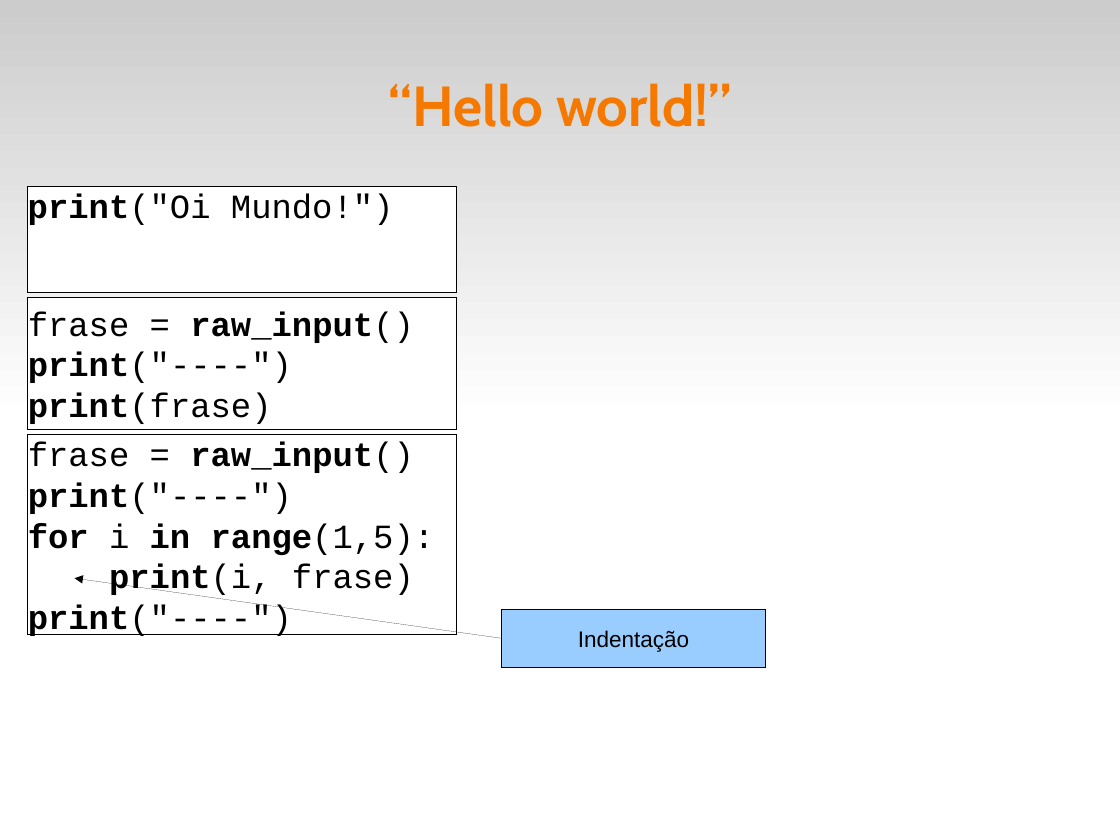
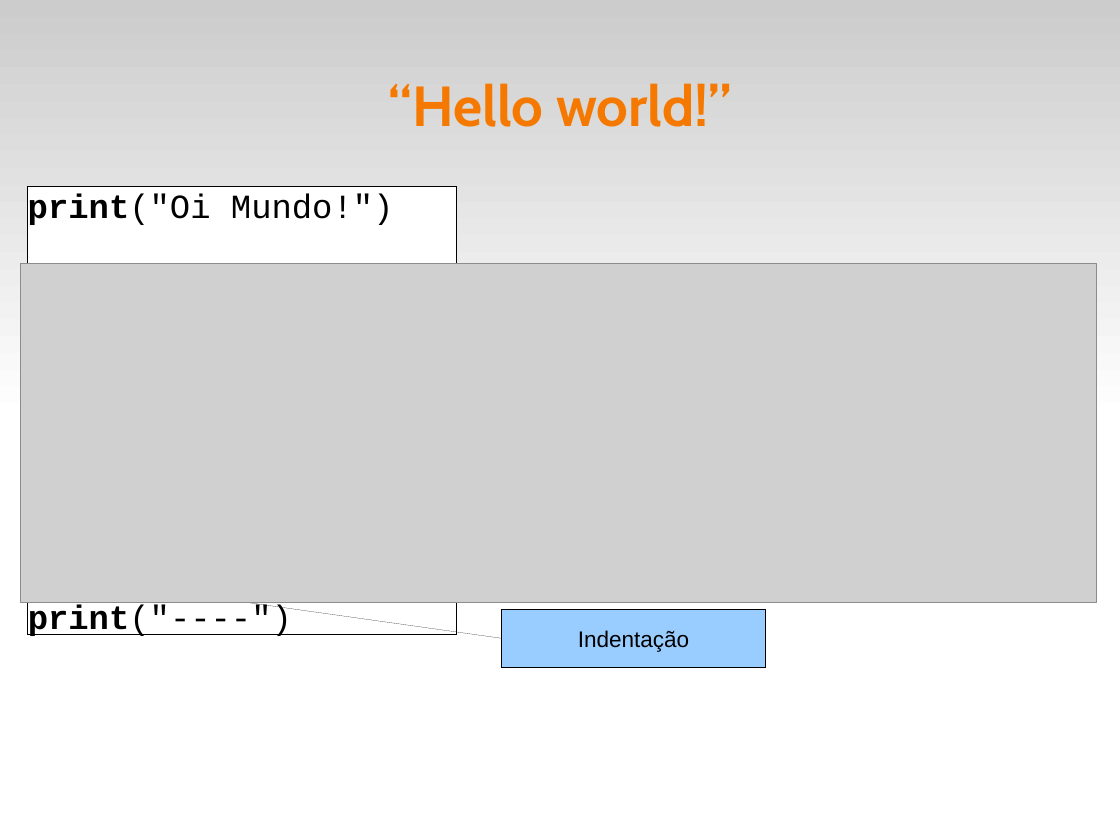
Before and after one commit to fsantanna-uerj/IPD, a slide deck: slide 3 of ipd.odp. Drawn at 1120x840 pixels with LibreOffice and Linux fonts; fonts in the diff are those of the drawing; grey boxes stand for pictures. Boxes give left, top, right and bottom in pixels: in the first picture for what was removed or moved away, otherwise in the second. Text is boxed around its words. In the diff, an @@ line names an element or a change of style, - is before the commit and + after.

```diff
--- a/ipd.odp
+++ b/ipd.odp
@@ picture added at <box>20,263,1098,602</box> @@
@@ rectangle removed at <box>27,298,456,429</box> @@
-frase = raw_input()
-print("----")
-print(frase)
```
Also in this commit, not shown: 2 other slides changed, 1 other file.
